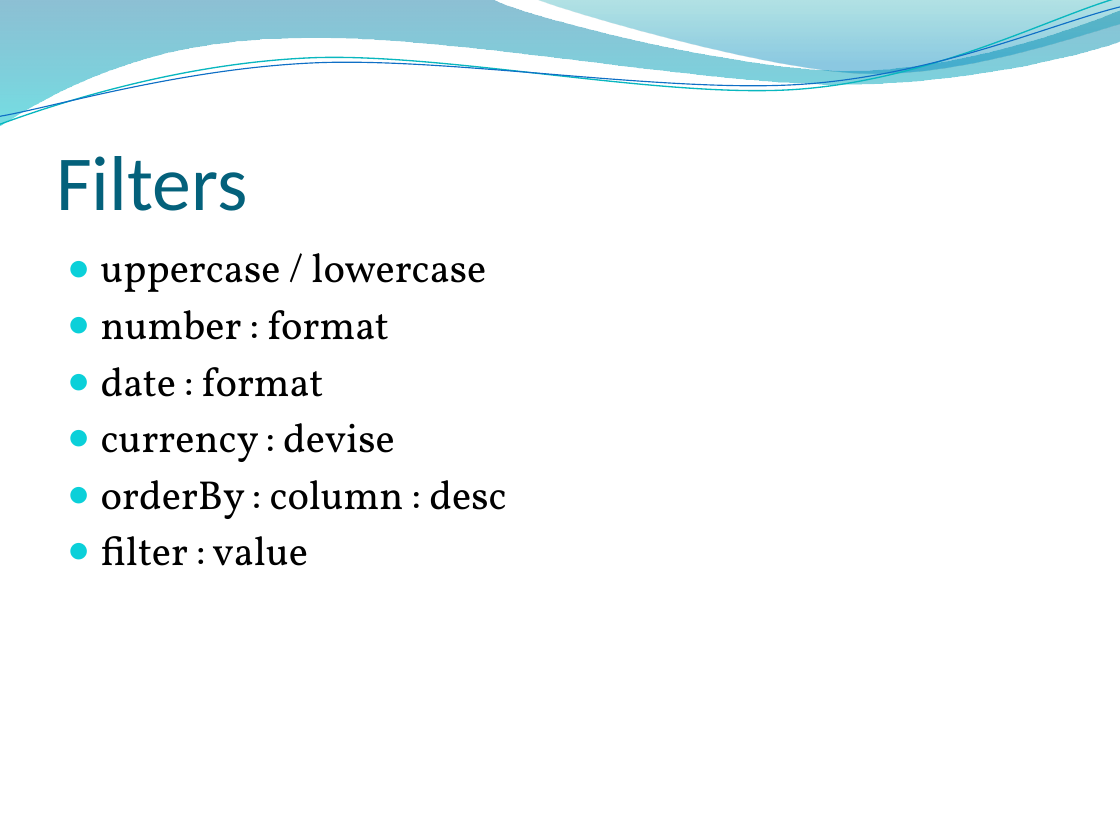
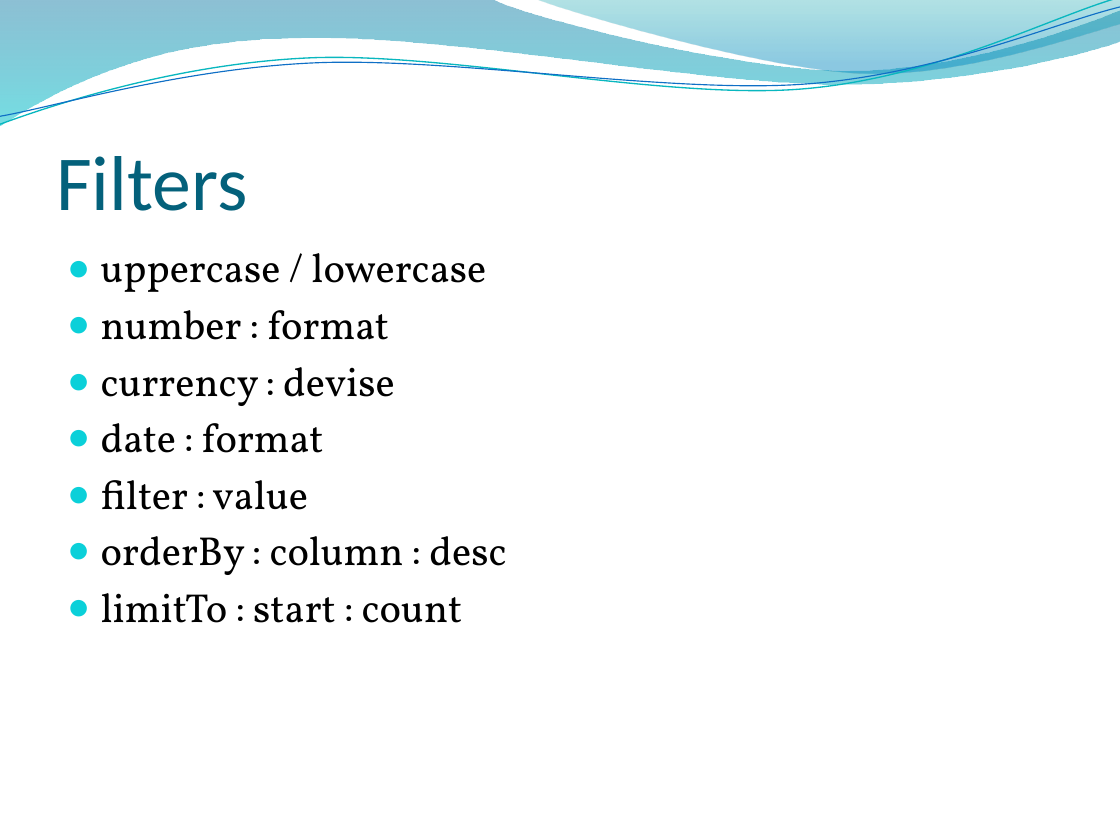
Before and after one commit to usfalami/Angular, a slide deck: slide 12 of _ng.pptx (slide 19 before the commit). Drawn at 1120x840 pixels with LibreOffice and Linux fonts; fonts in the diff are those of the drawing; background and template pictures are left out. Boxes give left, top, right and bottom in pixels: in the first picture for what was removed or moved away, otherwise in the second. Text is boxed around its words. In the diff, an @@ line names an element or a change of style, - is before the commit and + after.

```diff
--- a/_ng.pptx
+++ b/_ng.pptx
@@ text at <box>101,367,395,406</box>: paragraph added @@
+● currency : devise
@@ text at <box>101,480,308,510</box>: text changed @@
-● currency : devise
+● filter : value
@@ text at <box>101,593,463,623</box>: text changed @@
-● filter : value
+● limitTo : start : count
```
Also in this commit, not shown: 7 other slides changed, 3 slides added, 9 other files.
